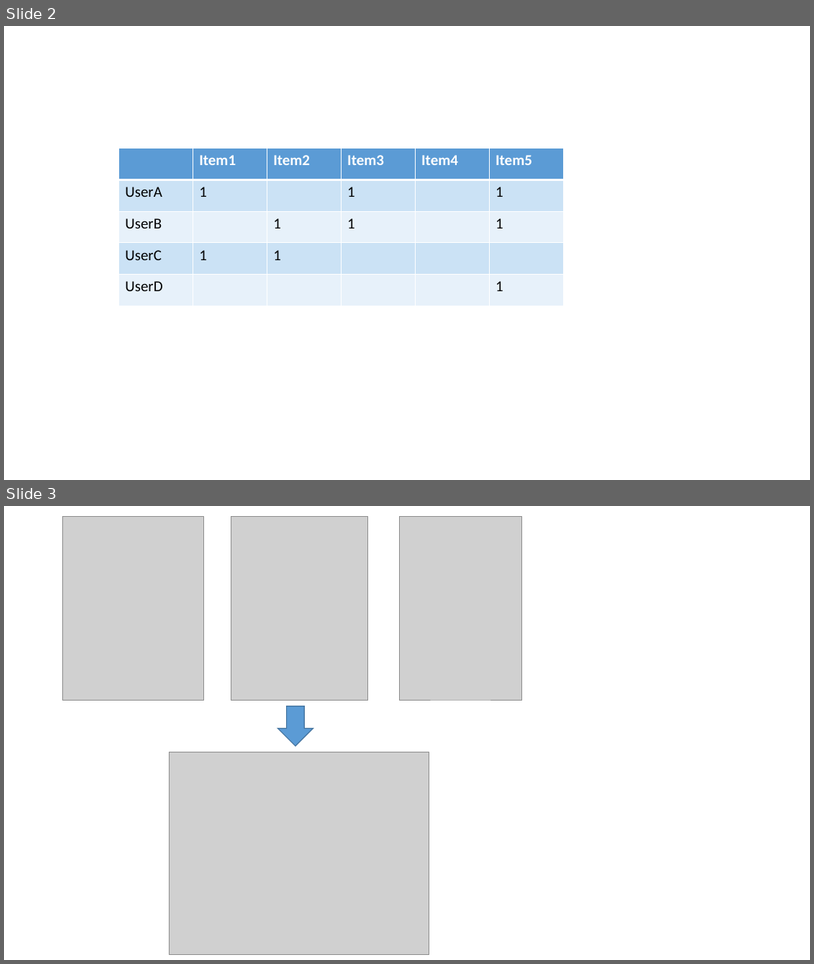
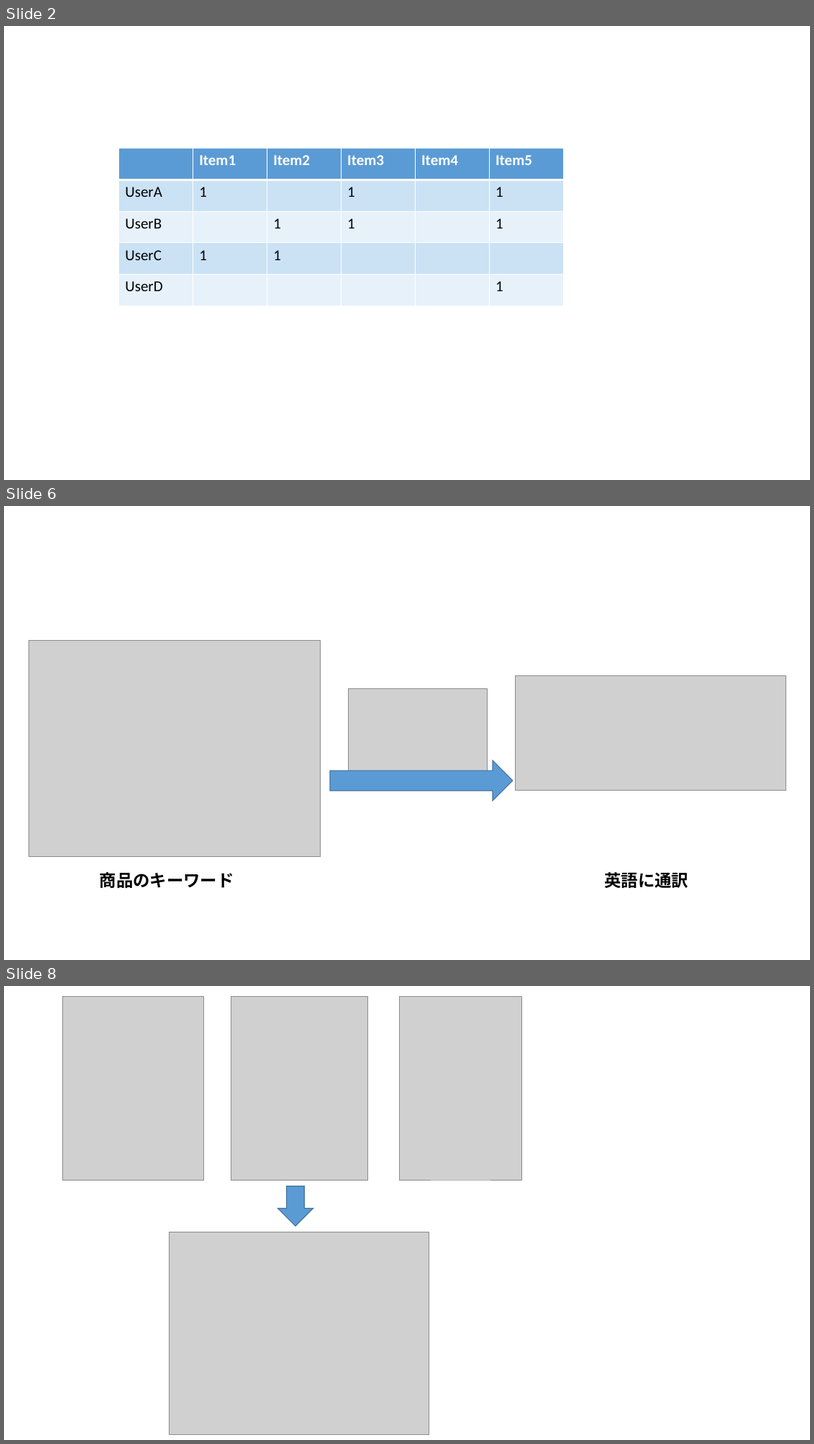
Before and after one commit to we333/m2_paper, a slide deck: ppt.pptx. Shown one above the other, each under a label of ours: slides 2 and 3 before the commit, slides 2, 6 and 8 after it; the slides between them are not shown. The pictures are 814x964 and 814x1444 pixels, drawn with LibreOffice and Linux fonts; fonts in the diff are those of the drawing; grey boxes stand for pictures. Boxes give left, top, right and bottom in pixels: in the first picture for what was removed or moved away, otherwise in the second. Text is boxed around its words. In the diff, an @@ line names an element or a change of style, - is before the commit and + after.

```diff
--- a/ppt.pptx
+++ b/ppt.pptx
@@ slide 6 added at (4, 506, 810, 960), background #FFFFFF @@
@@ picture added at (28, 641, 320, 856) @@
@@ picture added at (516, 675, 787, 790) @@
@@ picture added at (349, 689, 487, 777) @@
@@ right arrow added at (330, 760, 513, 800), fill #5B9BD5, outline #43739E 1 pt @@
@@ text added at (100, 872, 234, 888), 20 pt, text #000000, bold @@
+商品のキーワード
@@ text added at (604, 872, 689, 888), 20 pt, text #000000, bold @@
+英語に通訳
@@ what was slide 3 is now slide 8 @@
```
Also in this commit, not shown: 4 other slides added, 1 other file.
